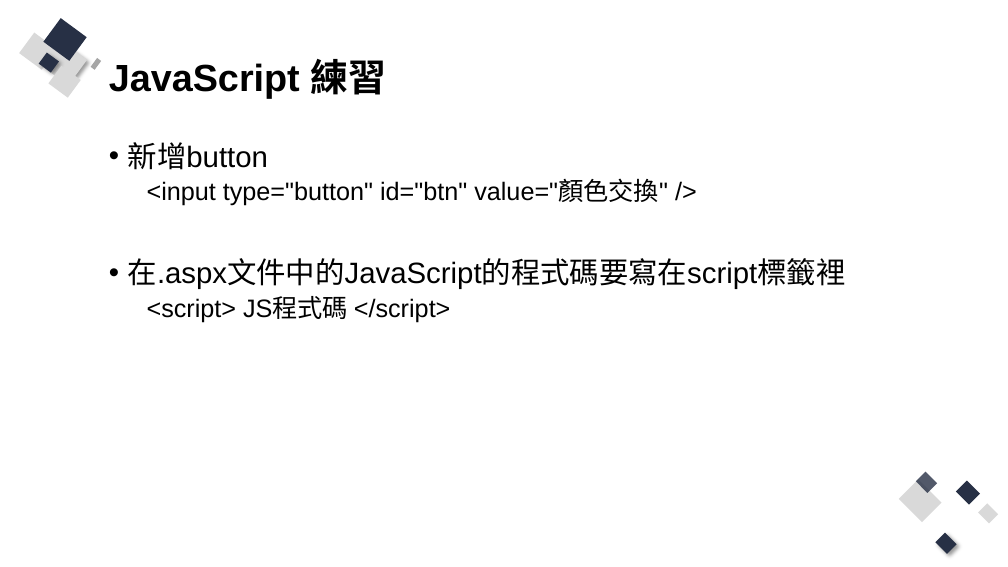
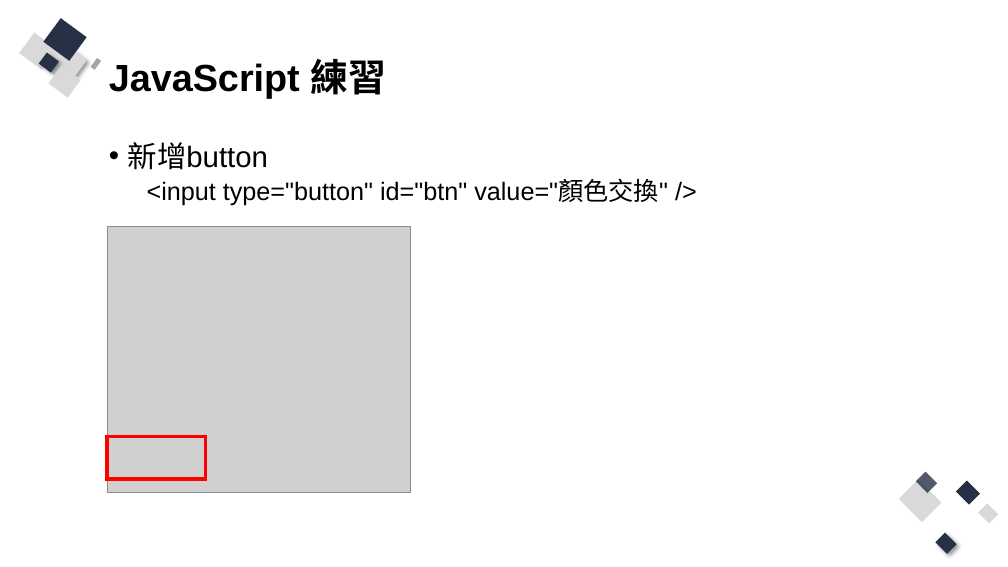
Before and after one commit to Q81JIAXIONG/-, a slide deck: slide 24 of 投影片/1.網頁基礎.pptx. Drawn at 1008x567 pixels with LibreOffice and Linux fonts; fonts in the diff are those of the drawing; grey boxes stand for pictures. Boxes give left, top, right and bottom in pixels: in the first picture for what was removed or moved away, otherwise in the second. Text is boxed around its words. In the diff, an @@ line names an element or a change of style, - is before the commit and + after.

```diff
--- a/投影片/1.網頁基礎.pptx
+++ b/投影片/1.網頁基礎.pptx
@@ picture added at bbox=[107, 227, 411, 493] @@
@@ text at bbox=[128, 258, 846, 323]: paragraphs removed @@
-• 在.aspx文件中的JavaScript的程式碼要寫在script標籤裡
-  <script> JS程式碼 </script>
@@ rectangle added at bbox=[107, 436, 206, 479], outline #FF0000 3 pt @@
```
Also in this commit, not shown: 5 other slides changed, 21 other files.
